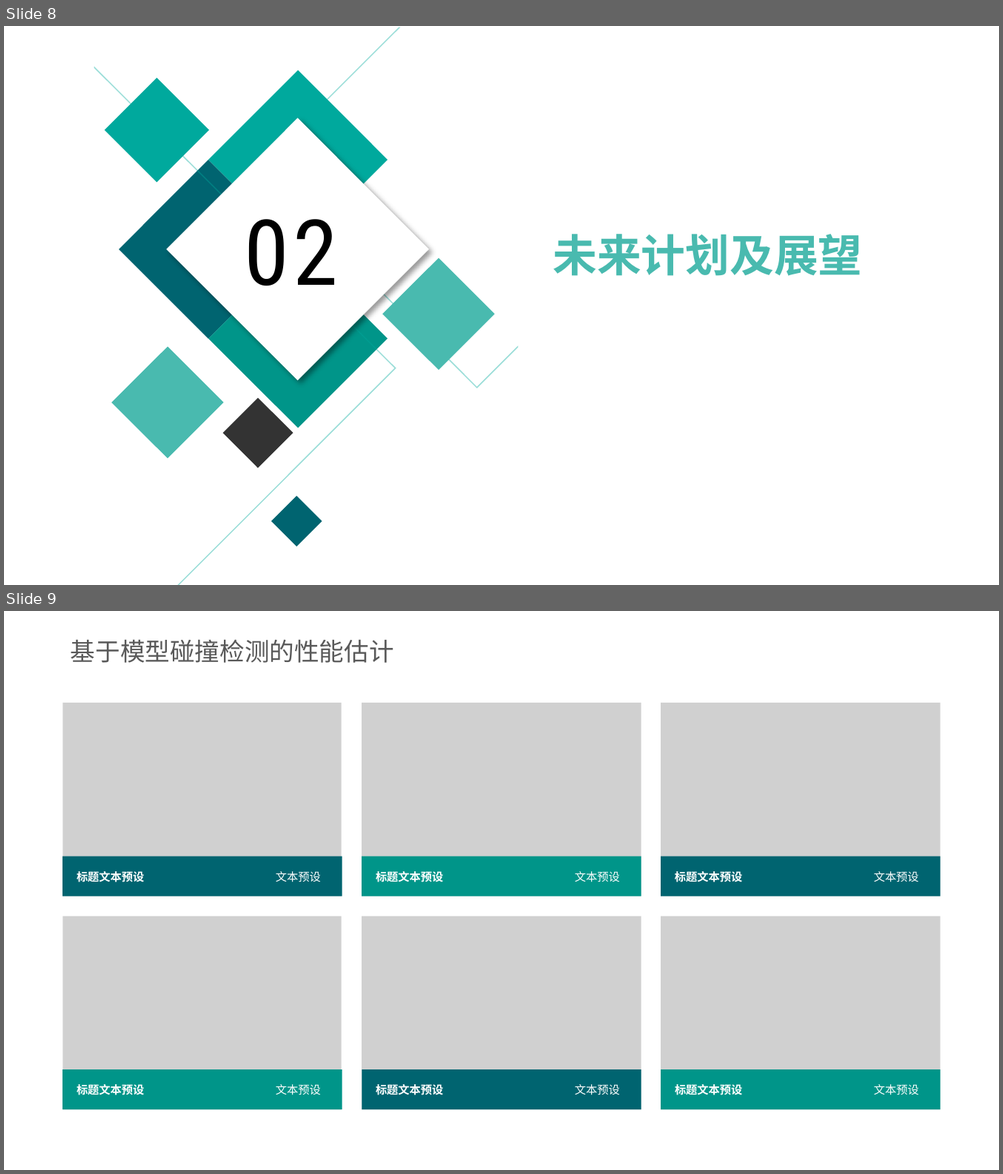
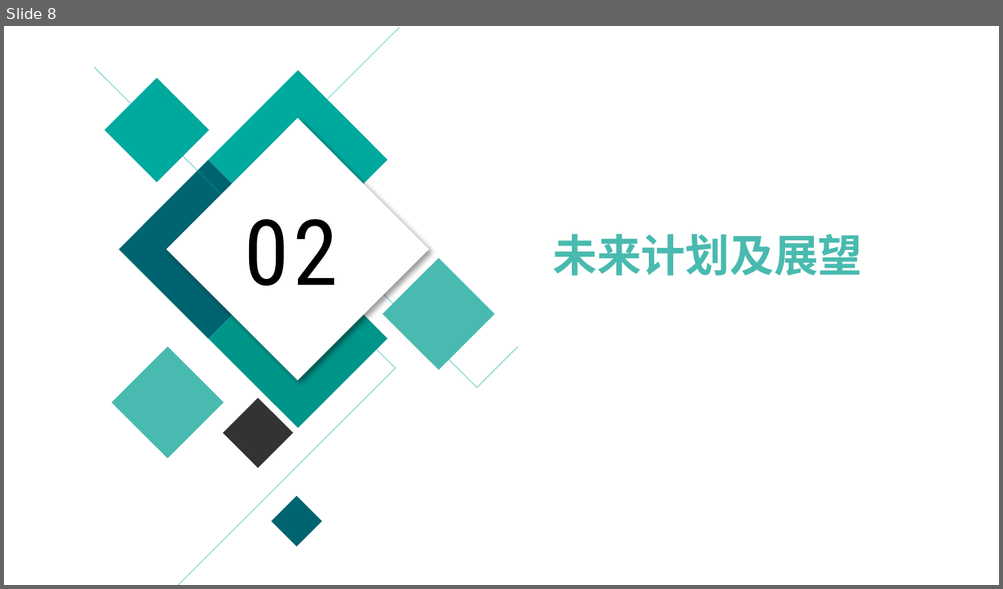
Before and after one commit to whutddk/PRM_Robotic_Arm, a slide deck: doc/进度报告20190912.pptx. Shown one above the other, each under a label of ours: slides 8 and 9 before the commit, slide 8 after it. The pictures are 1003x1174 and 1003x589 pixels, drawn with LibreOffice and Linux fonts; fonts in the diff are those of the drawing; grey boxes stand for pictures; background and template pictures are left out; a plain dark background stands for a picture behind light text. Boxes give left, top, right and bottom in pixels: in the first picture for what was removed or moved away, otherwise in the second. Text is boxed around its words. In the diff, an @@ line names an element or a change of style, - is before the commit and + after.

```diff
--- a/doc/进度报告20190912.pptx
+++ b/doc/进度报告20190912.pptx
@@ slide 9 removed at (4,611,999,1170), background picture (left out) @@
@@ rectangle removed at (4,611,999,1170) @@
@@ text removed at (71,639,394,663) @@
-基于模型碰撞检测的性能估计
@@ picture removed at (62,703,341,897) @@
@@ picture removed at (362,703,642,897) @@
@@ picture removed at (660,703,940,897) @@
@@ rectangle removed at (62,857,342,897) @@
@@ text removed at (77,871,144,883) @@
-标题文本预设
@@ text removed at (276,871,321,883) @@
-文本预设
@@ rectangle removed at (362,857,642,897) @@
@@ text removed at (375,871,443,883) @@
-标题文本预设
@@ text removed at (575,871,620,883) @@
-文本预设
@@ rectangle removed at (660,857,940,897) @@
@@ text removed at (674,871,742,883) @@
-标题文本预设
@@ text removed at (874,871,919,883) @@
-文本预设
@@ picture removed at (62,917,341,1111) @@
@@ picture removed at (362,917,642,1111) @@
@@ picture removed at (660,917,940,1111) @@
@@ rectangle removed at (62,1070,342,1109) @@
@@ rectangle removed at (362,1070,642,1109) @@
@@ rectangle removed at (660,1070,940,1109) @@
@@ text removed at (77,1085,144,1096) @@
-标题文本预设
@@ text removed at (276,1085,321,1096) @@
-文本预设
@@ text removed at (375,1085,443,1096) @@
-标题文本预设
@@ text removed at (575,1085,620,1096) @@
-文本预设
@@ text removed at (674,1085,742,1096) @@
-标题文本预设
@@ text removed at (874,1085,919,1096) @@
-文本预设
```
Also in this commit, not shown: 3 slides changed, 6 slides added, 5 other slides removed, 2 other files.
